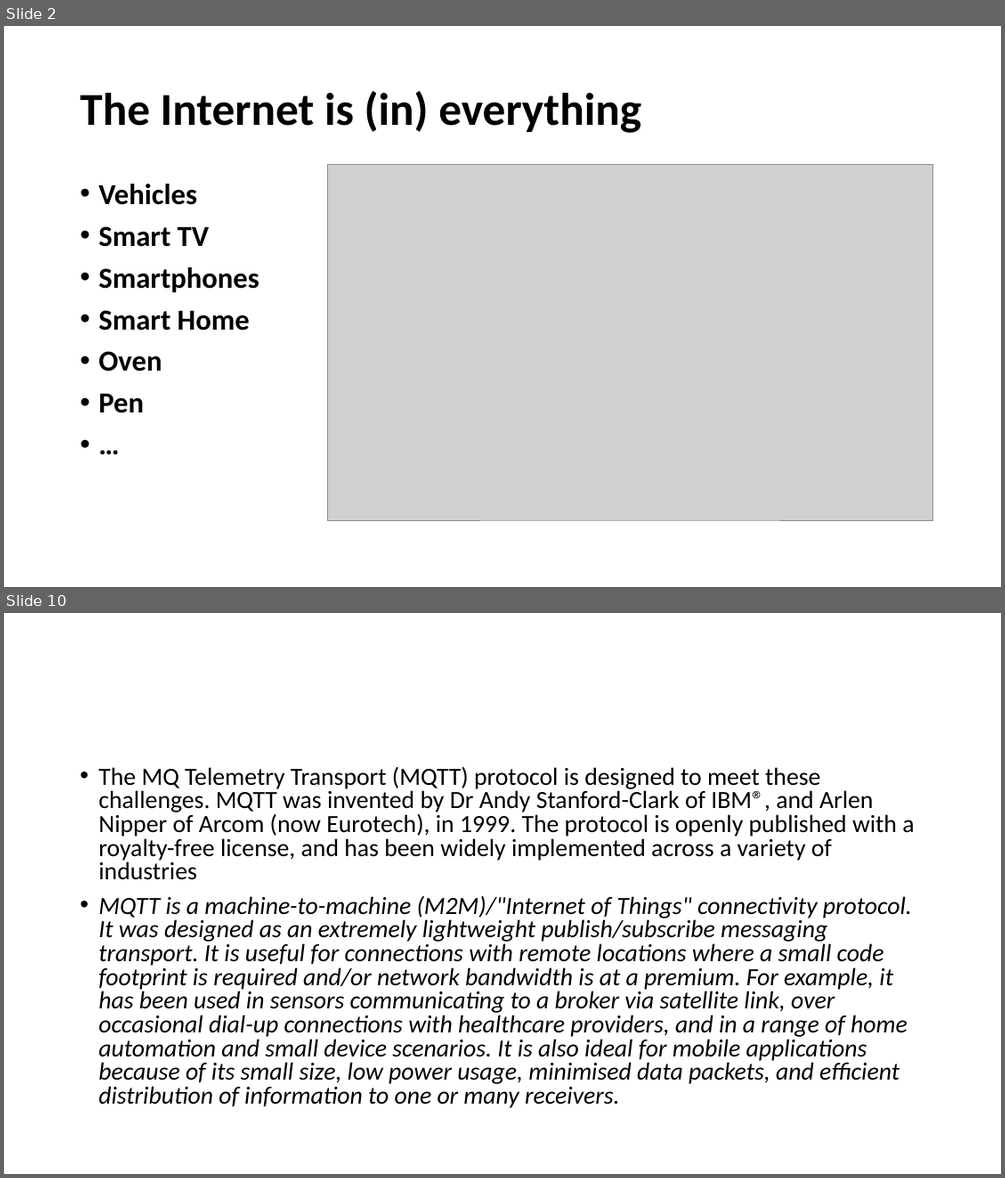
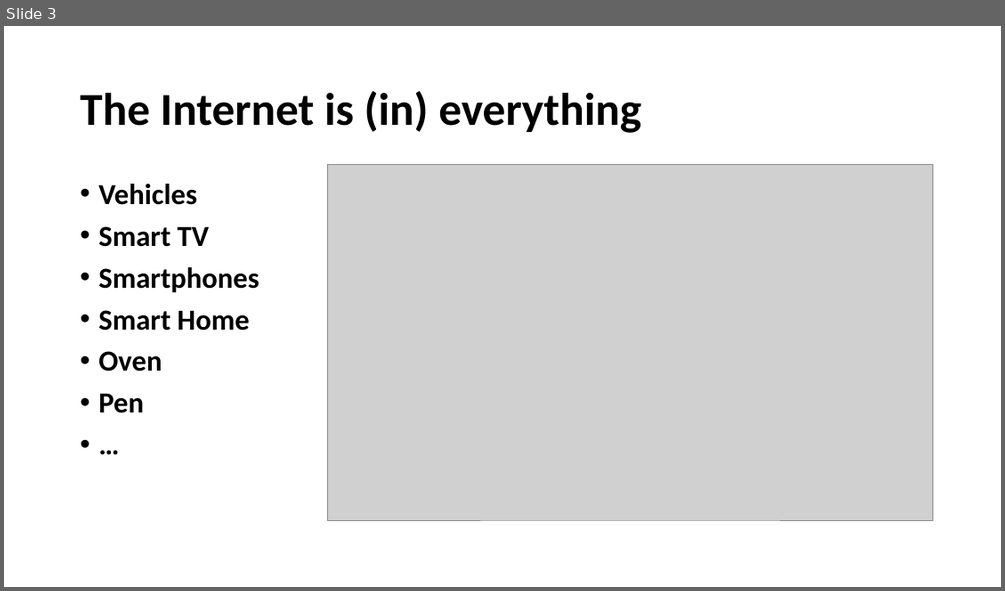
Before and after one commit to lephamtuyen/healthmonitoring, a slide deck: IBM_IoT.pptx. Shown one above the other, each under a label of ours: slides 2 and 10 before the commit, slide 3 after it; the slides between them are not shown. The pictures are 1005x1178 and 1005x591 pixels, drawn with LibreOffice and Linux fonts; fonts in the diff are those of the drawing; grey boxes stand for pictures. Boxes give left, top, right and bottom in pixels: in the first picture for what was removed or moved away, otherwise in the second. Text is boxed around its words. In the diff, an @@ line names an element or a change of style, - is before the commit and + after.

```diff
--- a/IBM_IoT.pptx
+++ b/IBM_IoT.pptx
@@ slide 10 removed at [4,613,1001,1174], background #FFFFFF @@
@@ text removed at [98,767,914,1108] @@
-• The MQ Telemetry Transport (MQTT) protocol is designed to meet these challenges. MQTT was invented by Dr Andy Stanford-Clark of IBM®, and Arlen Nipper of Arcom (now Eurotech), in 1999. The protocol is openly published with a royalty-free license, and has been widely implemented across a variety of industries
-• MQTT is a machine-to-machine (M2M)/"Internet of Things" connectivity protocol. It was designed as an extremely lightweight publish/subscribe messaging transport. It is useful for connections with remote locations where a small code footprint is required and/or network bandwidth is at a premium. For example, it has been used in sensors communicating to a broker via satellite link, over occasional dial-up connections with healthcare providers, and in a range of home automation and small device scenarios. It is also ideal for mobile applications because of its small size, low power usage, minimised data packets, and efficient distribution of information to one or many receivers.
@@ what was slide 2 is now slide 3 @@
```
Also in this commit, not shown: 7 slides changed, 10 slides added, 4 other slides removed.
